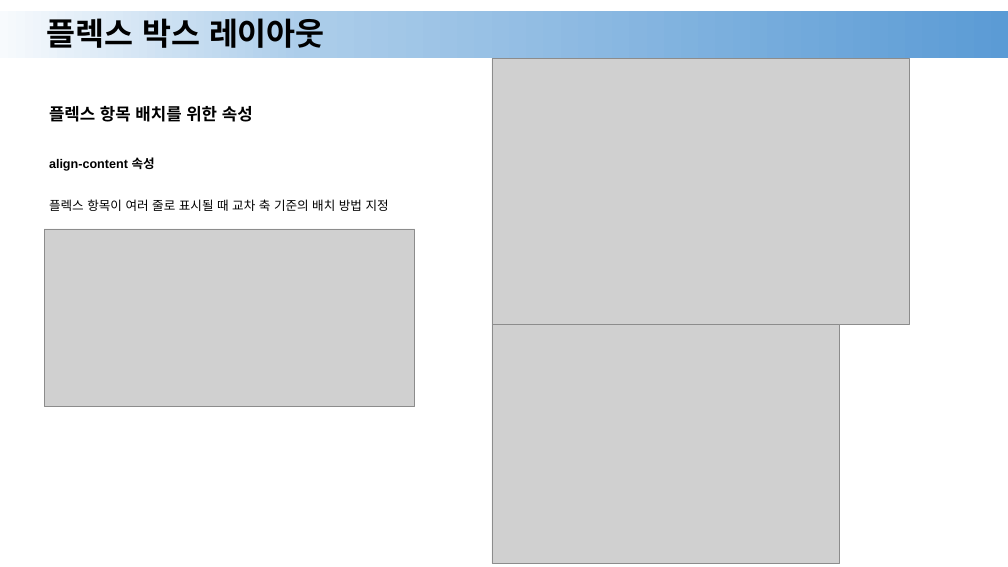
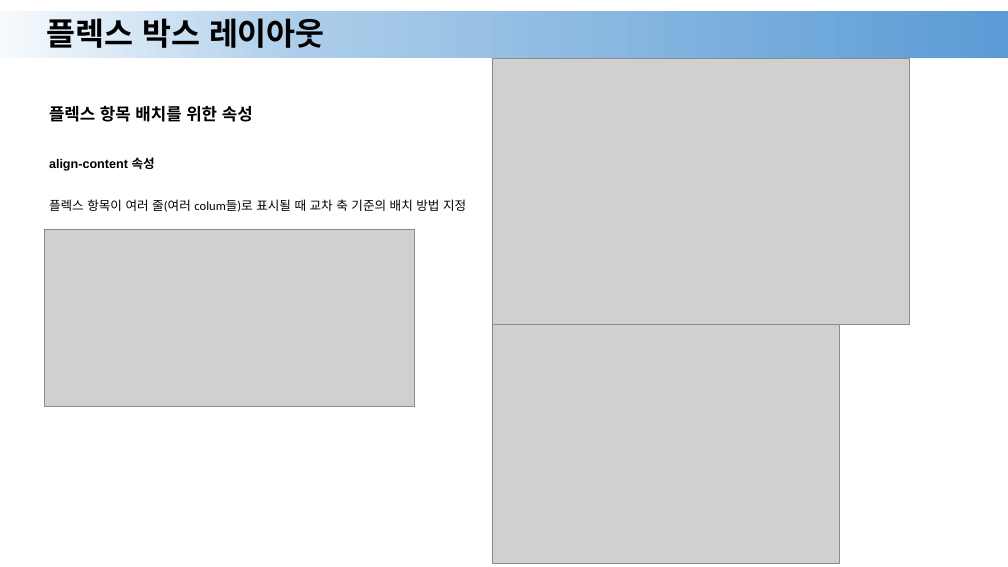
Before and after one commit to Nangnaa/html-css-javascript, a slide deck: slide 15 of HTML/ppt/12.pptx. Drawn at 1008x567 pixels with LibreOffice and Linux fonts; fonts in the diff are those of the drawing; grey boxes stand for pictures. Boxes give left, top, right and bottom in pixels: in the first picture for what was removed or moved away, otherwise in the second. Text is boxed around its words. In the diff, an @@ line names an element or a change of style, - is before the commit and + after.

```diff
--- a/HTML/ppt/12.pptx
+++ b/HTML/ppt/12.pptx
@@ text at [49, 199, 466, 212]: text changed @@
-플렉스 항목이 여러 줄로 표시될 때 교차 축 기준의 배치 방법 지정
+플렉스 항목이 여러 줄(여러 colum들)로 표시될 때 교차 축 기준의 배치 방법 지정
```
Also in this commit, not shown: 2 other slides changed, 5 other files.
